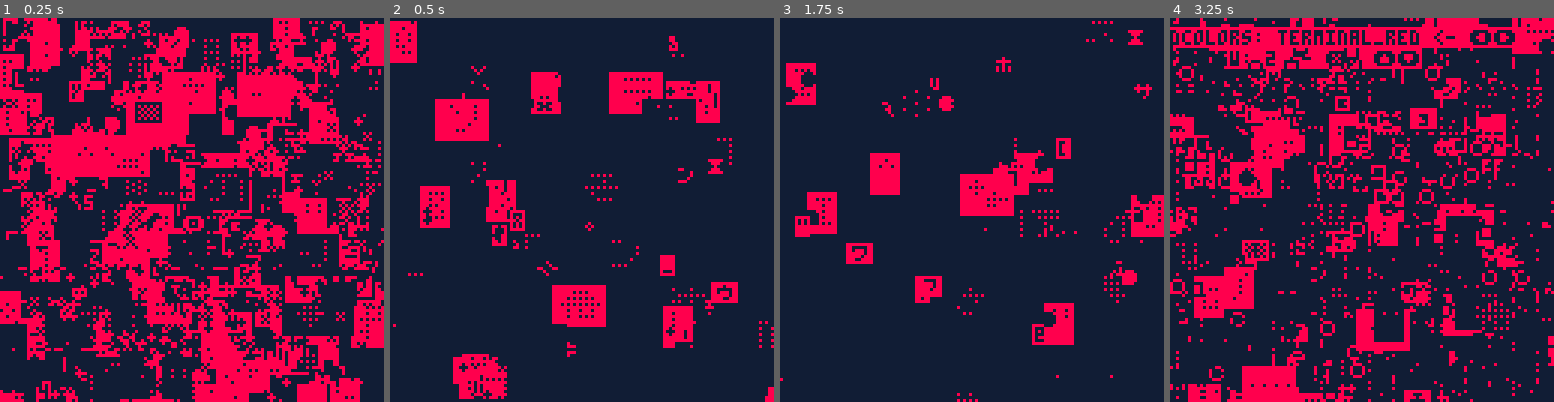
Above: before the commit, frames 1-4 (left to right).
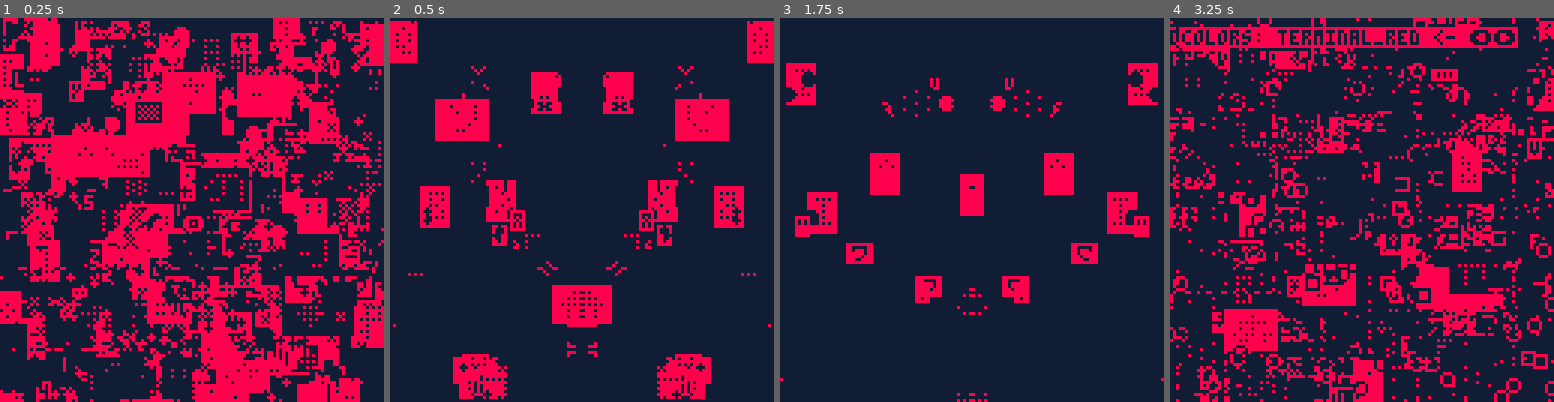
Above: after the commit, the same moments.

Repository: aebrer/pico8_carts
Game: PICO-8 cartridge aebrer_engine/master.p8
Two runs of this game, one before a commit and one after it. Both use one fixed random seed, a clock stepped at 60 frames per second and the inputs below.
Inputs (mouse positions are in pixels of both pictures, inside the frame that each line leads up to):
- Up to frame 1 (0.25 s): no input
- Up to frame 2 (0.5 s): tap X (X key) at 0.33 s
- Up to frame 3 (1.75 s): click (1060, 121) at 0.67 s; tap O (Z key) at 0.7, 1.7 s; tap X (X key) at 1.07 s; click (826, 267) at 1.22 s; hold Right from 1.6 s (still down)
- Up to frame 4 (3.25 s): click (1277, 114) at 1.77 s; tap X (X key) at 1.85, 2.97 s; release Right at 2.1 s; tap O (Z key) at 2.1, 2.5, 2.9 s; hold Up 2.15-2.42 s; click (1342, 259) at 2.32 s; hold Right 2.47-3.03 s; click (1404, 106) at 2.87 s; hold Left from 3.08 s (still down)

Frame 1 is identical in both runs. In frame 2, 8.6% of the frame differs, in the area x 50-100%, y 0-100%; in frame 3, 6.7%; in frame 4, 32%, in the area x 0-100%, y 0-100%.

Commit message:
perfection

Diff:
--- a/aebrer_engine/master.p8
+++ b/aebrer_engine/master.p8
@@ -840,6 +840,8 @@
  config.sketch.p8loops = rnd(30)+5
  config.sketch.colors = rnd(10)+5
  config.dither.loops = rnd(100)+30
+ config.effects.glitch_freq = rnd(13)+7
+ config.effects.mirror_type = rnd({5,5,5,5,5,7,7,0})
 end
 
 config.sketch.init()
@@ -899,8 +901,6 @@
 -- effects
 config.effects.enable_all = true
 config.effects.noise_amt = 0
-config.effects.glitch_freq = rnd(13)+7
-config.effects.mirror_type = rnd({5,5,5,5,5,7,7,0})
 
 --------------------------------
 --        main loop           --
